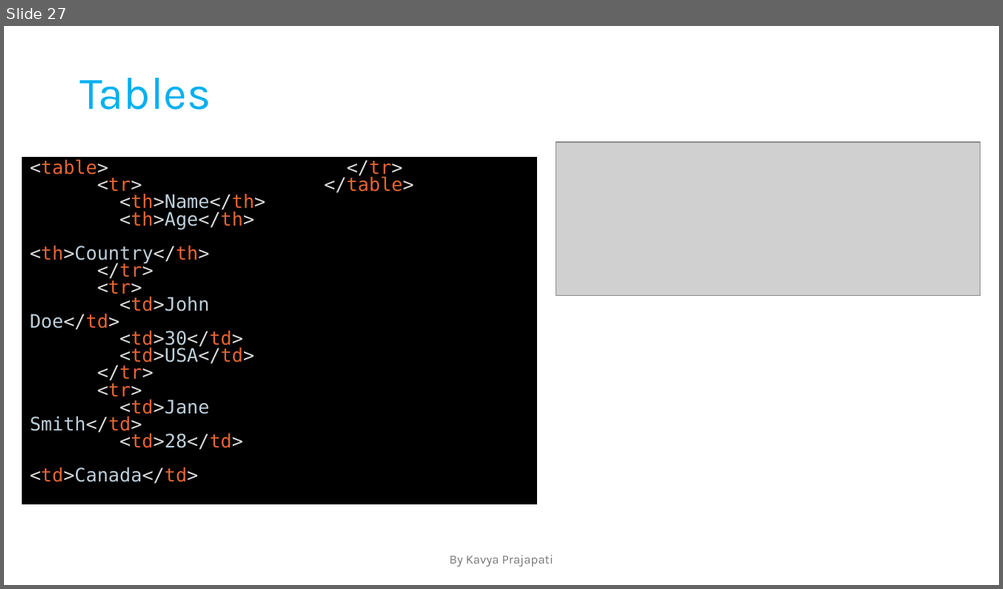
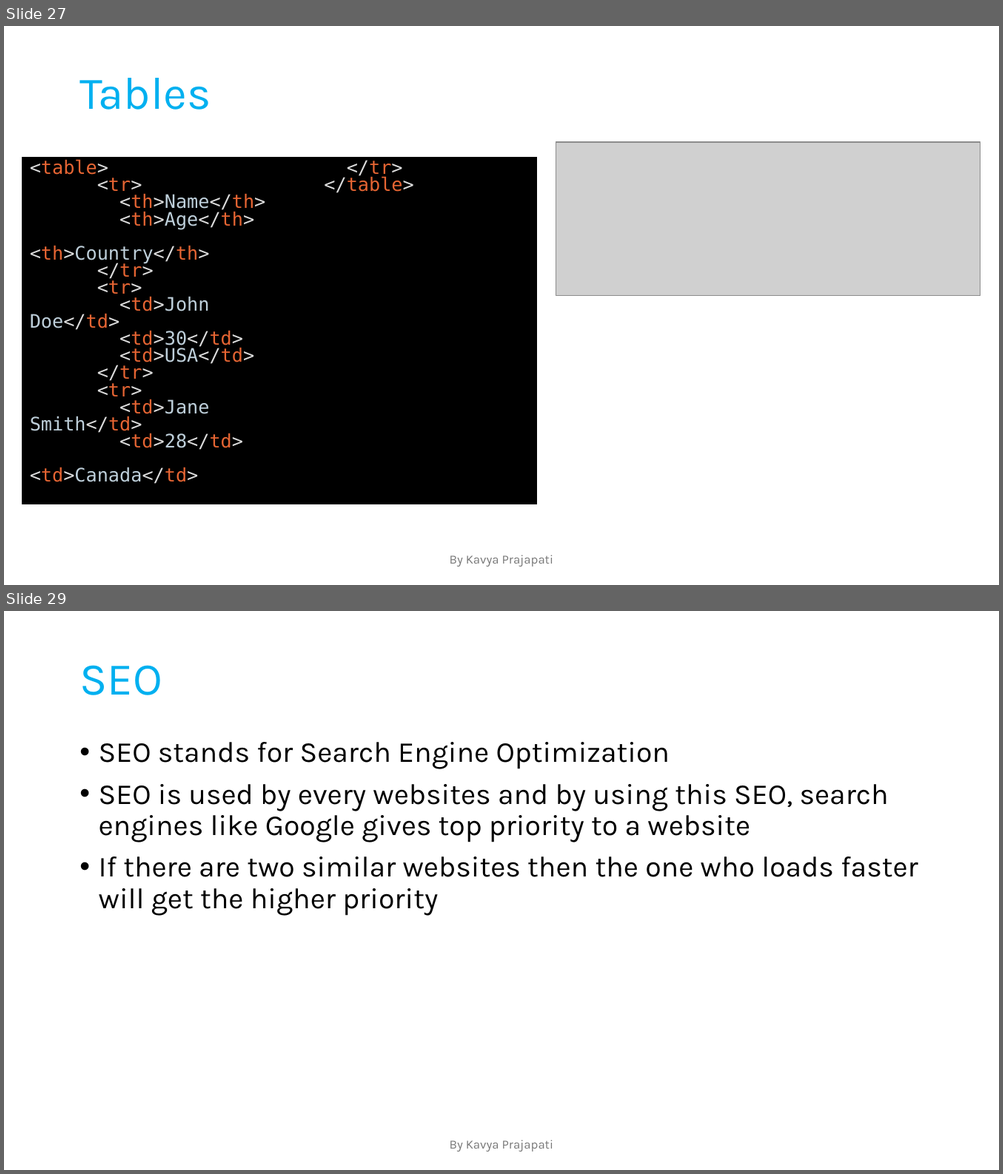
Before and after one commit to prajapati-satyam/Web-Development, a slide deck: Notes.pptx. Shown one above the other, each under a label of ours: slide 27 before the commit, slides 27 and 29 after it; the slides between them are not shown. The pictures are 1003x589 and 1003x1174 pixels, drawn with LibreOffice and Linux fonts; fonts in the diff are those of the drawing; grey boxes stand for pictures. Boxes give left, top, right and bottom in pixels: in the first picture for what was removed or moved away, otherwise in the second. Text is boxed around its words. In the diff, an @@ line names an element or a change of style, - is before the commit and + after.

```diff
--- a/Notes.pptx
+++ b/Notes.pptx
@@ slide 29 added at bbox=[4, 611, 999, 1170], background #FFFFFF @@
@@ title added at bbox=[79, 665, 162, 695], 44 pt, text #00B0F0 @@
+SEO
@@ text added at bbox=[99, 742, 918, 916], 28 pt, text #000000 @@
+• SEO stands for Search Engine Optimization
+• SEO is used by every websites and by using this SEO, search engines like Google gives top priority to a website
+• If there are two similar websites then the one who loads faster will get the higher priority
@@ text added at bbox=[449, 1140, 553, 1152], 12 pt, text #797979 @@
+By Kavya Prajapati
```
Also in this commit, not shown: 3 other slides added.
